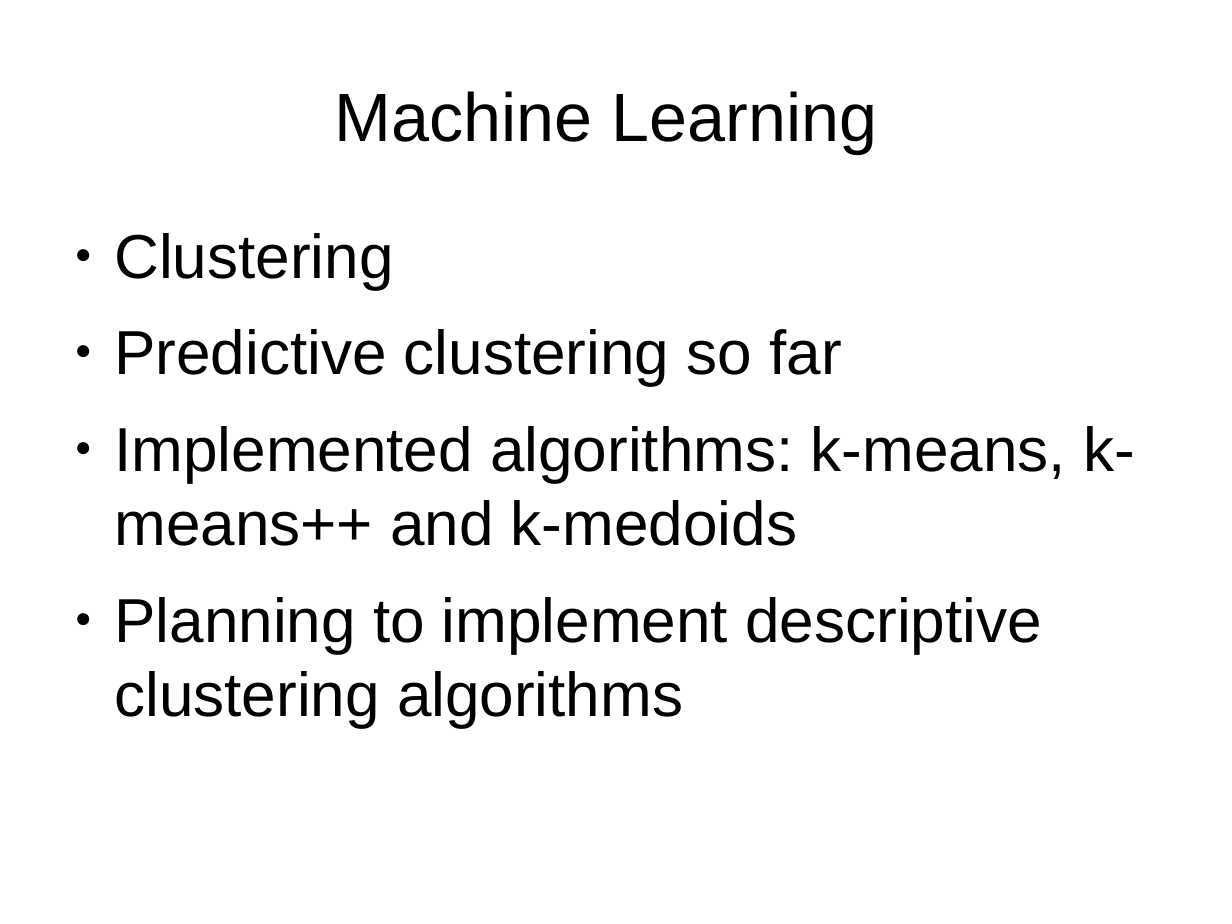
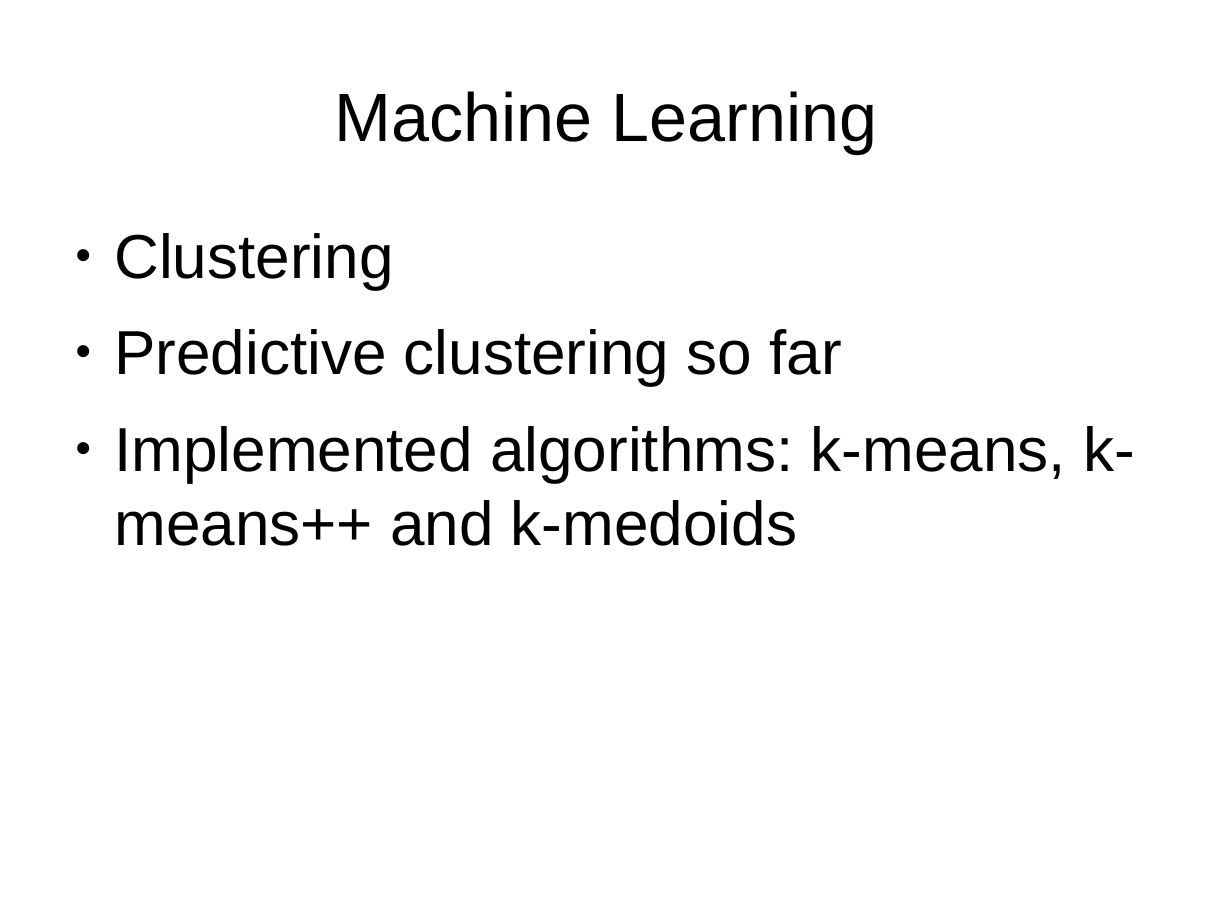
Before and after one commit to mihassin/Radar-image-clustering, a slide deck: slide 2 of docs/PPML-persentation.odp. Drawn at 1232x924 pixels with LibreOffice and Linux fonts; fonts in the diff are those of the drawing. Boxes give left, top, right and bottom in pixels: in the first picture for what was removed or moved away, otherwise in the second. Text is boxed around its words. In the diff, an @@ line names an element or a change of style, - is before the commit and + after.

```diff
--- a/docs/PPML-persentation.odp
+++ b/docs/PPML-persentation.odp
@@ text at <box>114,597,1042,728</box>: paragraph removed @@
-● Planning to implement descriptive clustering algorithms
```
Also in this commit, not shown: 1 other slide changed.
